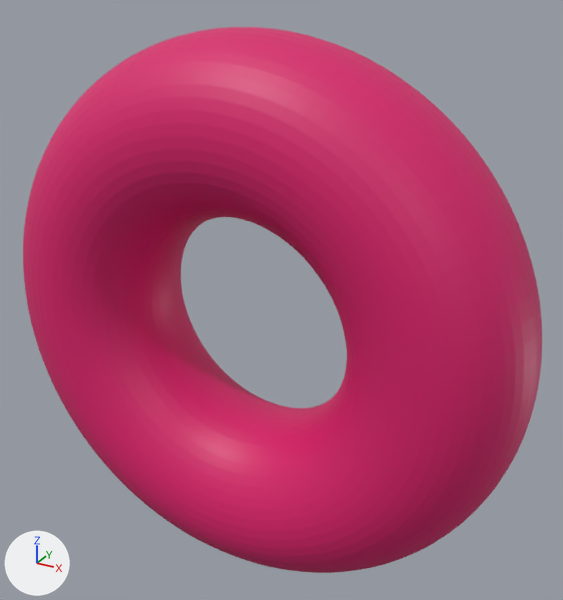
Two versions of the glTF model assets/torus_grid_sweep/torus_R4_r7.glb, one commit apart.
Rendered twice from a 50 mm camera at (17.9, -29.7, 16.2) aimed at (1.0, 1.0, 0.9). Every picture has the same lights, and +X, +Y and +Z are marked at lower left. The first picture is the older version. Where no turn or scale is listed for an object, it has been applied to the vertices.

The first picture shows 'geometry_0'.
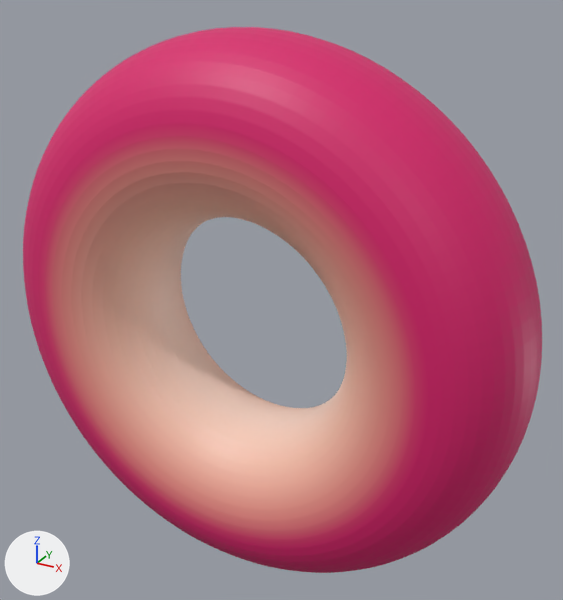
The change, as JSON lines over the scene's bpy script:
```json
{"block": "me_geometry_0", "where": "me_geometry_0.from_pydata(...)  # 5000 vertices, 10000 faces; spans x -13.6..13.6, y -4.1..4.1, z -13.6..13.6"}
{"block": "me_geometry_0", "where": "# used by ob_geometry_0; location = (0.0, 0.0, 0.0)"}
{"block": "me_geometry_0", "change": "me_geometry_0 part 1: 3000 faces centred in x -7.0..7.0, y -3.3..3.3, z -7.0..7.0 are repainted in the vertex colours; the middle colour goes from pink #da1c6c to beige #facfbc"}
{"block": "me_geometry_0", "change": "me_geometry_0 part 2: 2600 faces centred in x -10.0..10.0, y -4.1..4.1, z -10.0..10.0 are repainted in the vertex colours; the middle colour goes from pink #da1c6c to pink #e88c85"}
```

Location of each change, (x1, y1, x2, y2) in pixels of the pictures (563 x 600 px):
```json
{"part": 1, "of": "me_geometry_0", "change": "recoloured", "before": [92, 192, 363, 487], "after": [92, 192, 363, 487], "on screen": "lighter"}
{"part": 2, "of": "me_geometry_0", "change": "recoloured", "before": [41, 129, 423, 545], "after": [41, 129, 423, 545], "on screen": "lighter"}
```
